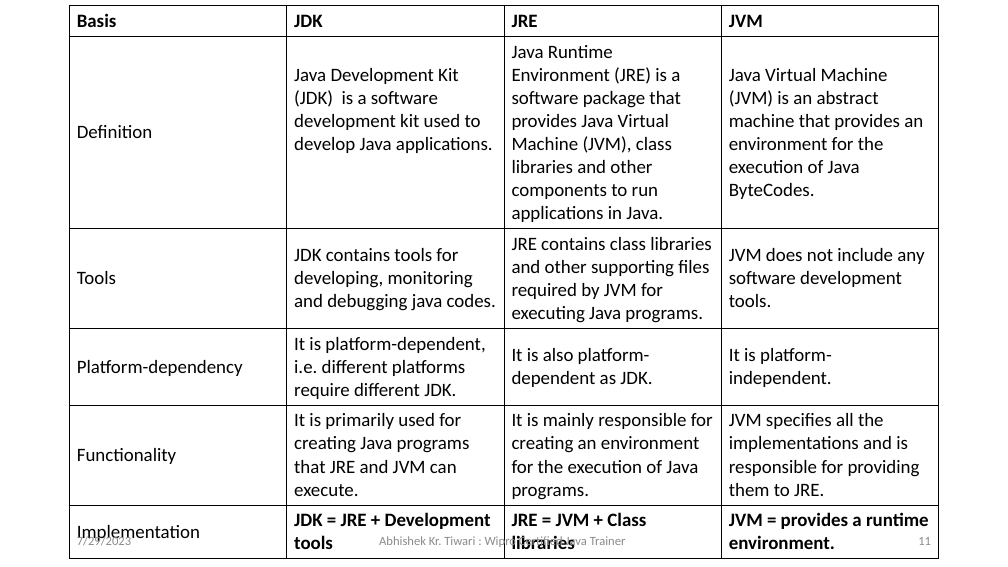
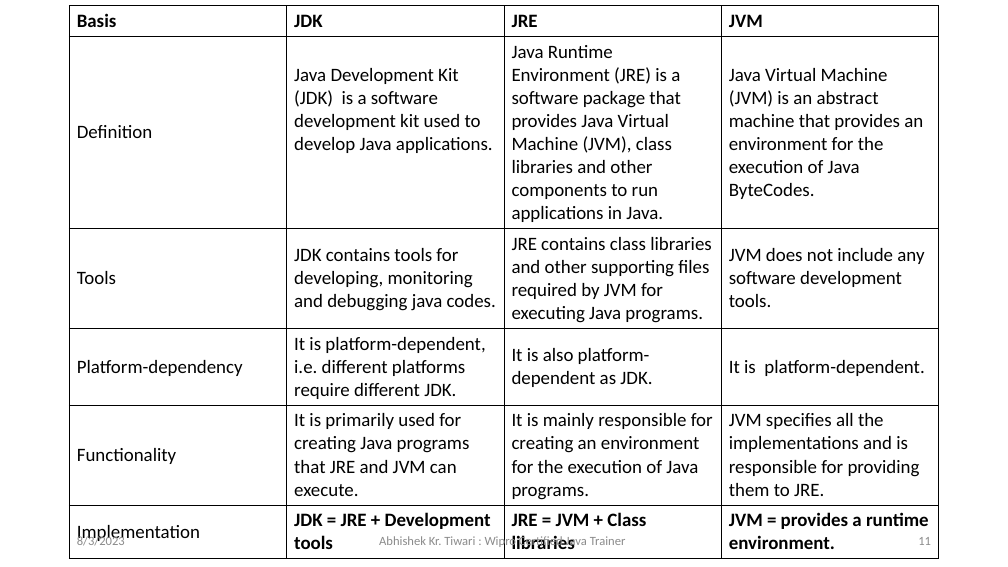
Before and after one commit to aktiwarigla/Java2023, a slide deck: slide 11 of JDK, JRE and JVM.pptx. Drawn at 1008x567 pixels with LibreOffice and Linux fonts; fonts in the diff are those of the drawing. Boxes give left, top, right and bottom in pixels: in the first picture for what was removed or moved away, otherwise in the second. Text is boxed around its words. In the diff, an @@ line names an element or a change of style, - is before the commit and + after.

```diff
--- a/JDK, JRE and JVM.pptx
+++ b/JDK, JRE and JVM.pptx
@@ table at box(70, 6, 941, 553) @@
-row 4, column 4: It is platform-independent.
+row 4, column 4: It is platform-dependent.
@@ text at box(77, 535, 125, 546): text changed @@
-7/29/2023
+8/3/2023
```
Also in this commit, not shown: 28 other slides changed.
